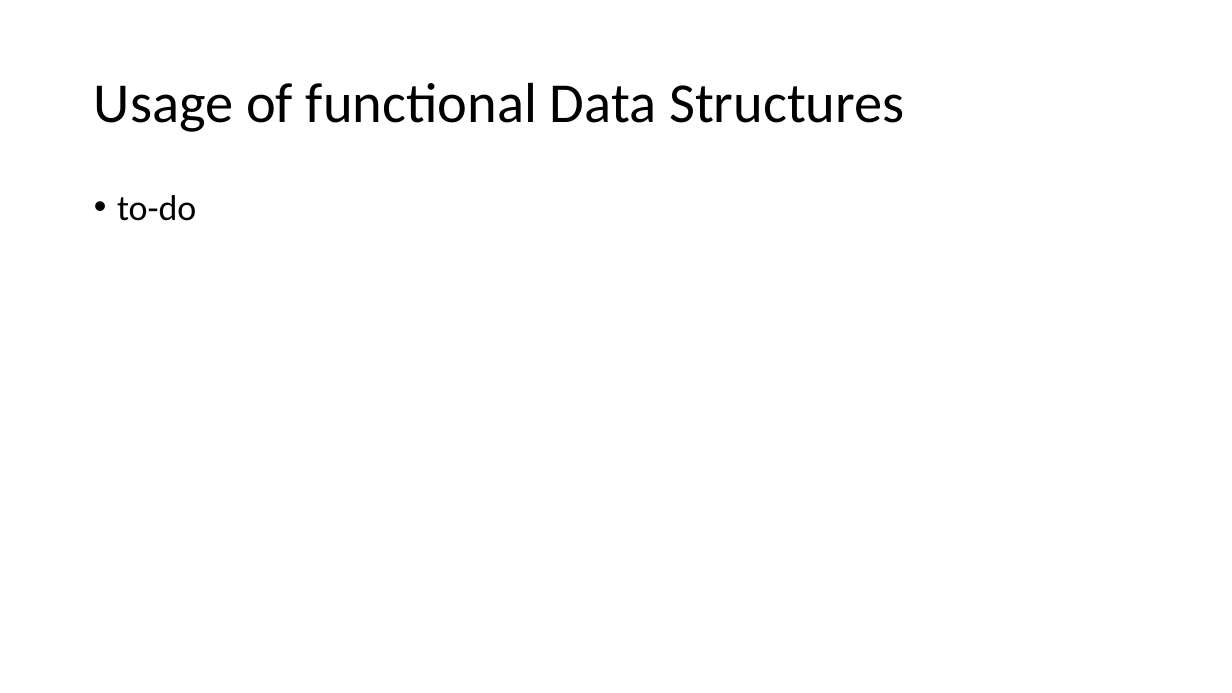
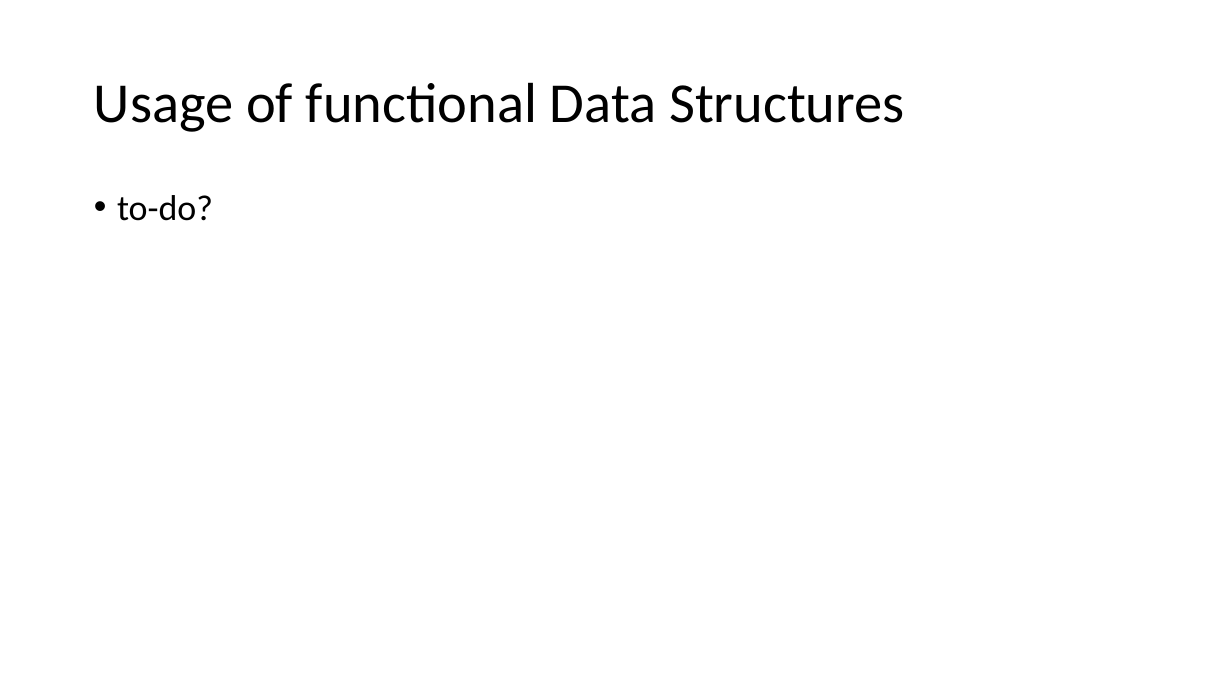
Before and after one commit to Helli/fds_seminar, a slide deck: slide 17 of slides.pptx (slide 8 before the commit). Drawn at 1232x693 pixels with LibreOffice and Linux fonts; fonts in the diff are those of the drawing. Boxes give left, top, right and bottom in pixels: in the first picture for what was removed or moved away, otherwise in the second. Text is boxed around its words. In the diff, an @@ line names an element or a change of style, - is before the commit and + after.

```diff
--- a/slides.pptx
+++ b/slides.pptx
@@ text at [117, 195, 213, 221]: text changed @@
-• to-do
+• to-do?
```
Also in this commit, not shown: 2 other slides changed, 11 slides added, 1 slide removed, 2 other files.
